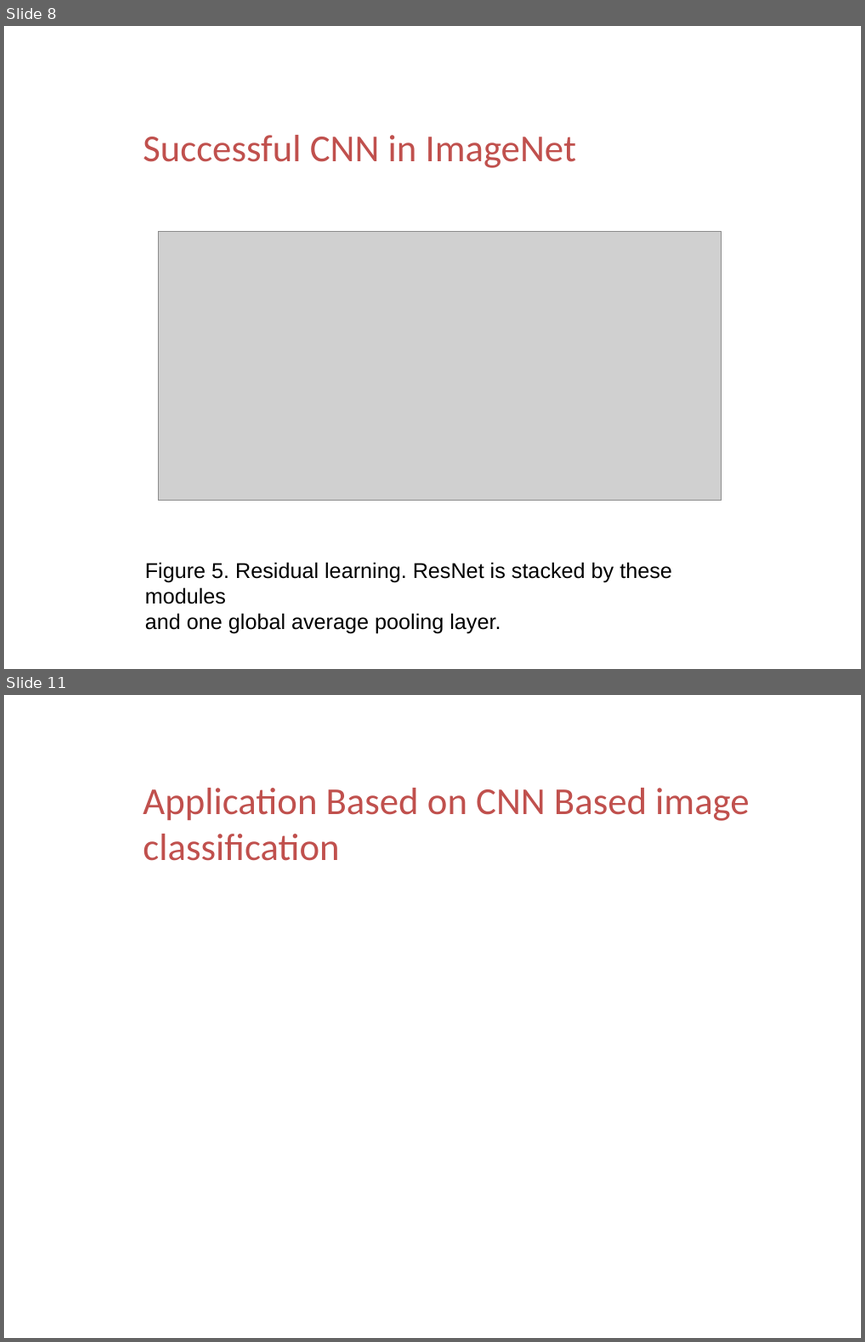
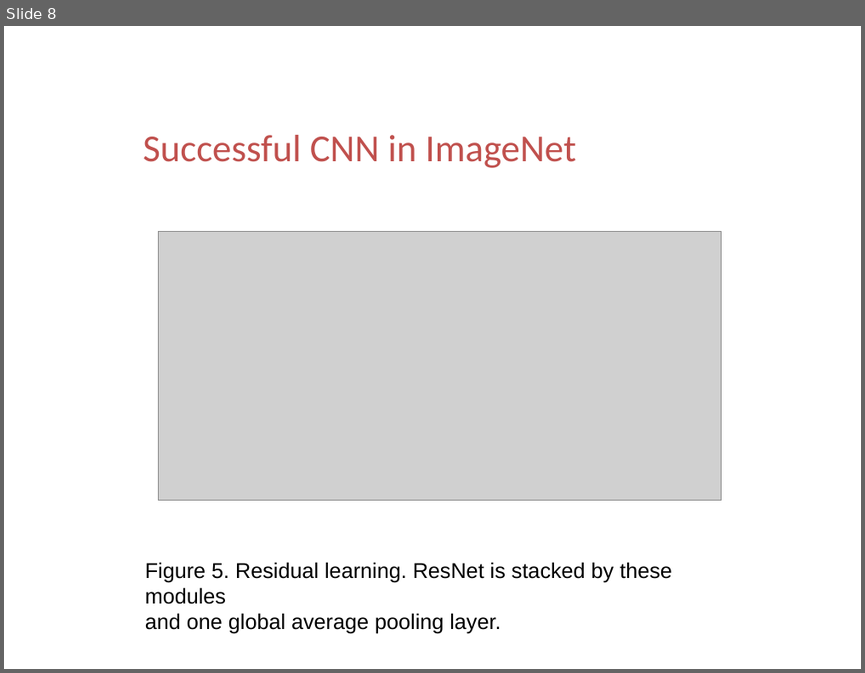
Before and after one commit to ttomchy/CV_2Project, a slide deck: presentation.pptx. Shown one above the other, each under a label of ours: slides 8 and 11 before the commit, slide 8 after it; the slides between them are not shown. The pictures are 865x1342 and 865x673 pixels, drawn with LibreOffice and Linux fonts; fonts in the diff are those of the drawing; grey boxes stand for pictures; background and template pictures are left out. Boxes give left, top, right and bottom in pixels: in the first picture for what was removed or moved away, otherwise in the second. Text is boxed around its words. In the diff, an @@ line names an element or a change of style, - is before the commit and + after.

```diff
--- a/presentation.pptx
+++ b/presentation.pptx
@@ slide 11 removed at <box>4,695,861,1338</box>, background picture (left out) @@
@@ text removed at <box>69,791,121,839</box> @@
-04
@@ text removed at <box>143,788,749,861</box> @@
-Application Based on CNN Based image classification
```
Also in this commit, not shown: 4 slides changed, 28 slides added, 1 other slide removed.
